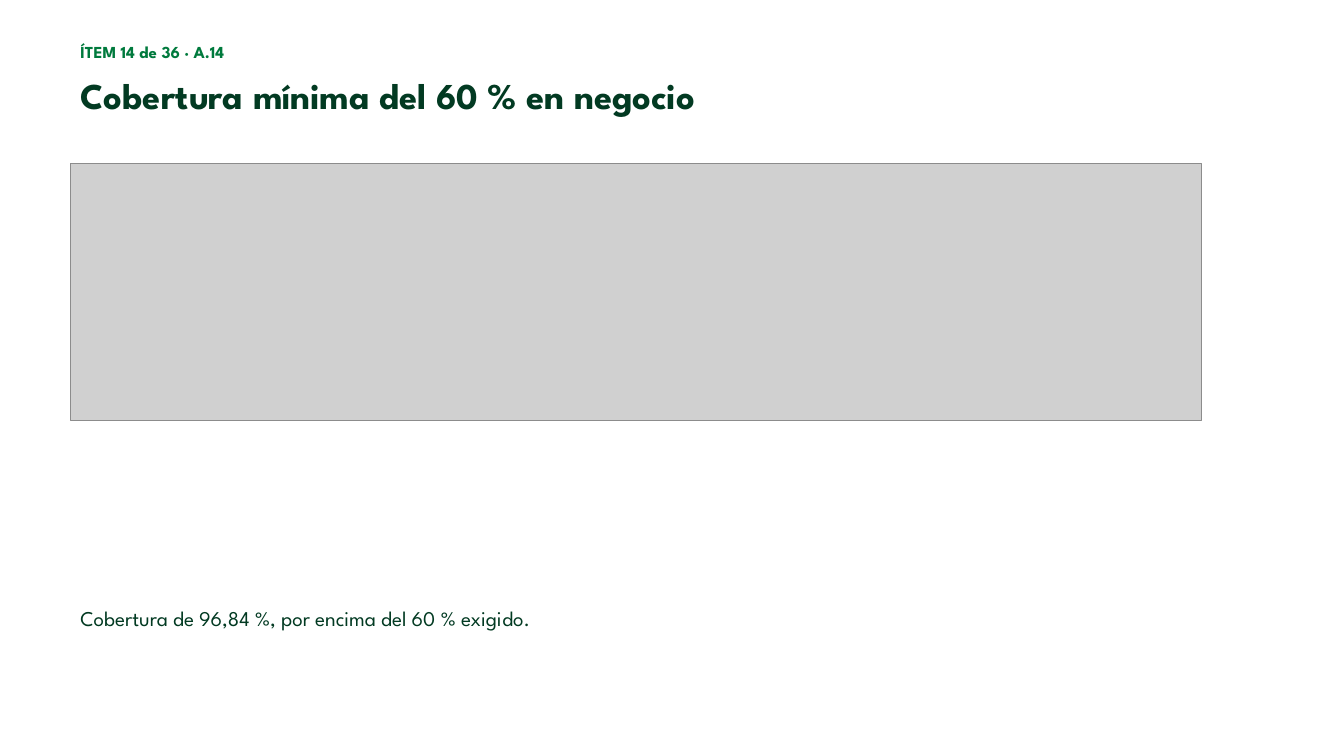
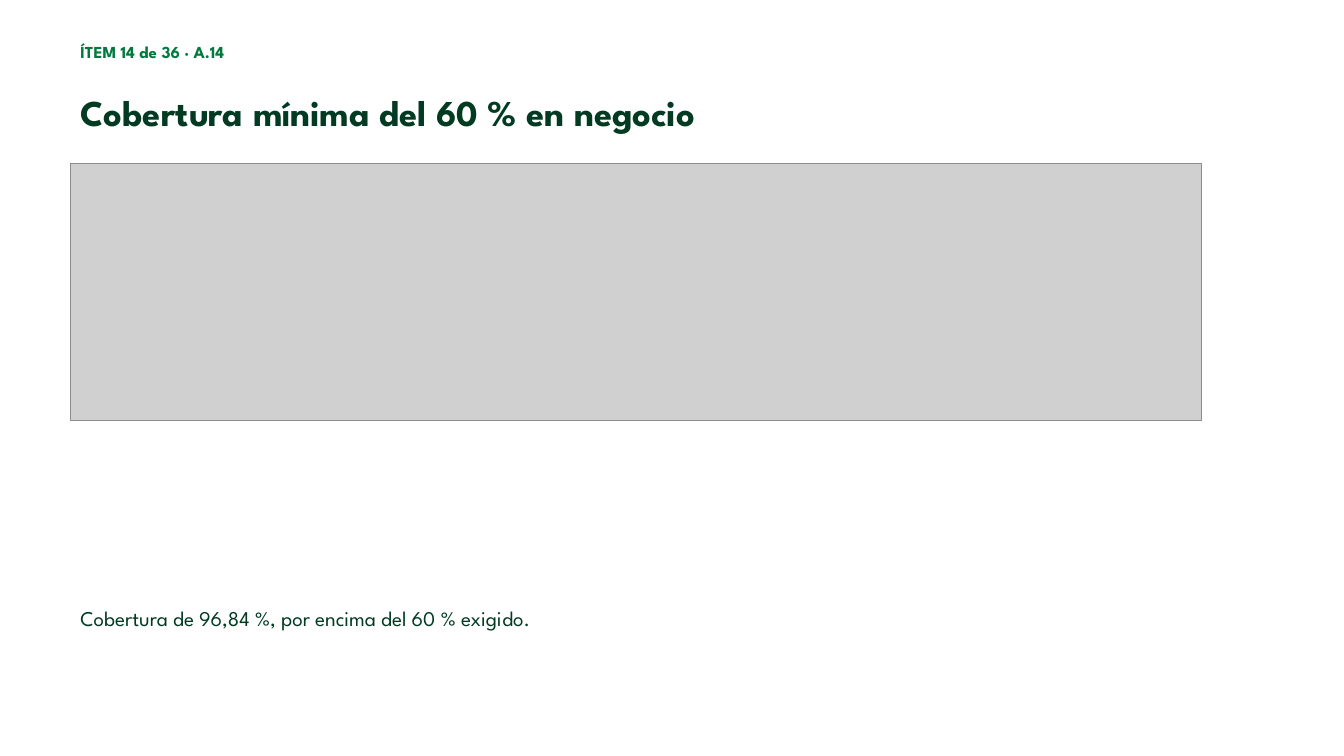
Before and after one commit to esteban-nieto/Modelacion, a slide deck: slide 17 of docs/exposicion/Exposicion_Modelacion.pptx. Drawn at 1344x756 pixels with LibreOffice and Linux fonts; fonts in the diff are those of the drawing; grey boxes stand for pictures; background and template pictures are left out. Boxes give left, top, right and bottom in pixels: in the first picture for what was removed or moved away, otherwise in the second. Text is boxed around its words. In the diff, an @@ line names an element or a change of style, - is before the commit and + after.

```diff
--- a/docs/exposicion/Exposicion_Modelacion.pptx
+++ b/docs/exposicion/Exposicion_Modelacion.pptx
@@ text "Cobertura mínima del 60 % ..." moved from (x1=80, y1=84, x2=695, y2=117) to (x1=80, y1=101, x2=695, y2=134) @@
```
Also in this commit, not shown: 8 other slides changed, 1 other file.
